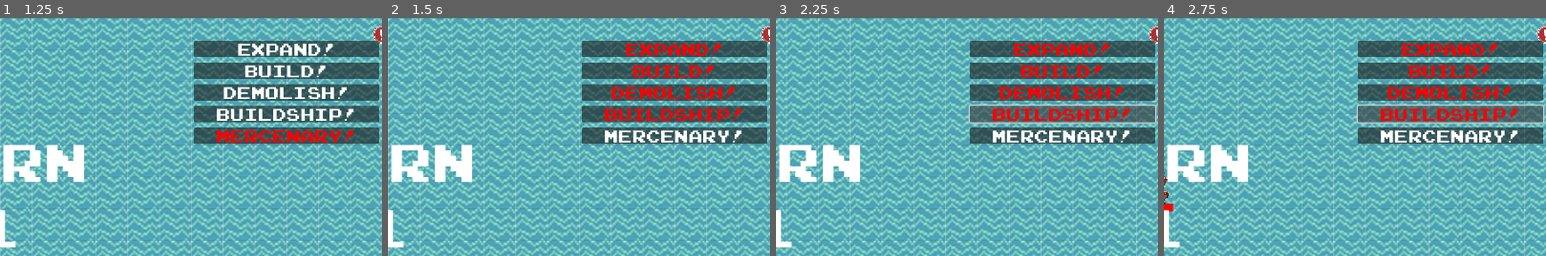
Above: before the commit, frames 1-4 (left to right).
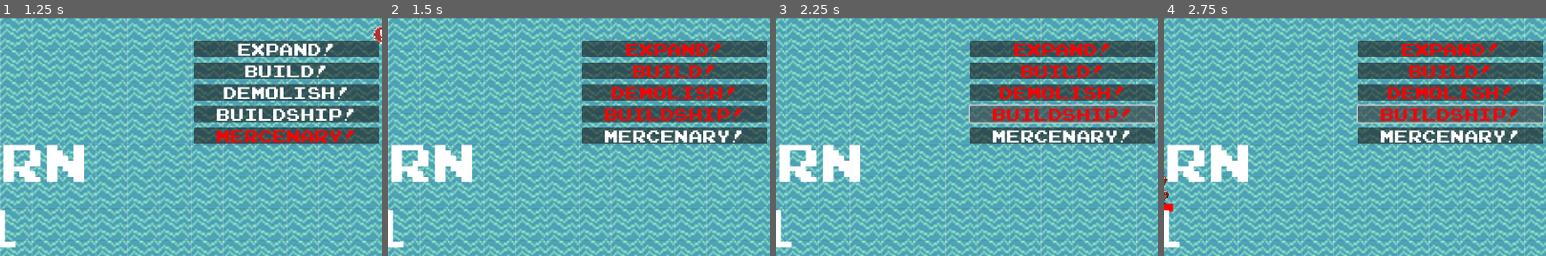
Above: after the commit, the same moments.

Repository: LeoZhang421/GameJam-2024-Pixel
Game: Godot game, scene res://Scenes/Start.tscn
Same seed, same stepped clock (60 frames per second), same inputs: the game is played once before the commit and once after it. Video files are missing from this copy of the repository; at most half a second of black plays in their place. Sound files missing from this copy of the repository are replaced by a short silence.
Inputs:
- Up to frame 1 (1.25 s): click "Start!" at 0.5 s
- Up to frame 2 (1.5 s): click "D o n e" at 1.25 s
- Up to frame 3 (2.25 s): click "Buildship!" at 2 s
- Up to frame 4 (2.75 s): no input
The pictures show only the part of the screen within x 50-100%, y 13-63%; the shares and areas given below are measured in that part.

Frame 1 is identical in both runs. In frame 2, 0.1% of the frame differs, in the area x 97-100%, y 3-11%; in frame 3, 0.1%; in frame 4, 0.1%.

Commit message:
fix pathfinding bug

Diff:
--- a/Scenes/UI/HUD.tscn
+++ b/Scenes/UI/HUD.tscn
@@ -10,6 +10,10 @@
 [ext_resource type="AudioStream" uid="uid://ds01s3geygkoq" path="res://Assets/Audio/Sound_Effects/关卡开始/pleasant-violin-notification-1-186535.mp3" id="8_p51vf"]
 [ext_resource type="AudioStream" uid="uid://nkvpgc6y5727" path="res://Assets/Audio/Sound_Effects/关卡胜利/tada-military-3-183975.mp3" id="9_mvq76"]
 [ext_resource type="AudioStream" uid="uid://eduu1etdumbp" path="res://Assets/Audio/Sound_Effects/关卡失败/spooky-movement-violin-5-186909.mp3" id="10_tqpbt"]
+[ext_resource type="AudioStream" uid="uid://bdy3w6u1ykdww" path="res://Assets/Audio/Sound_Effects/战斗开始/percussive-drum-hit-3-189790.mp3" id="11_ynki5"]
+[ext_resource type="AudioStream" uid="uid://b485rkx2p6pwp" path="res://Assets/Audio/Sound_Effects/战斗胜利/tada-military-1-183974.mp3" id="12_3s5et"]
+[ext_resource type="AudioStream" uid="uid://dar1eqge3jggq" path="res://Assets/Audio/Sound_Effects/船只建造、船只快速传送/underwater-movement-whoosh-3-186900.mp3" id="13_n8h23"]
+[ext_resource type="AudioStream" uid="uid://7qxw1ak78kuv" path="res://Assets/Audio/Sound_Effects/非法操作/error-5-199276.mp3" id="14_elbbm"]
 
 [sub_resource type="LabelSettings" id="LabelSettings_rf5nv"]
 font = ExtResource("1_4g8sv")
@@ -550,6 +554,20 @@
 [node name="Fail_Sound" type="AudioStreamPlayer" parent="."]
 stream = ExtResource("10_tqpbt")
 volume_db = -10.0
+
+[node name="Combat_Start_Sound" type="AudioStreamPlayer" parent="."]
+stream = ExtResource("11_ynki5")
+
+[node name="Combat_Victory_Sound" type="AudioStreamPlayer" parent="."]
+stream = ExtResource("12_3s5et")
+volume_db = -5.0
+
+[node name="Buildship_Sound" type="AudioStreamPlayer" parent="."]
+stream = ExtResource("13_n8h23")
+volume_db = 5.0
+
+[node name="Error_Sound" type="AudioStreamPlayer" parent="."]
+stream = ExtResource("14_elbbm")
 
 [connection signal="pressed" from="Level_Control/Done_Button" to="." method="_on_done_button_pressed"]
 [connection signal="pressed" from="Level_Control/Next_Level_Button" to="." method="_on_next_level_button_pressed"]
--- a/Scenes/Utility/Warning.tscn
+++ b/Scenes/Utility/Warning.tscn
@@ -3,7 +3,7 @@
 [ext_resource type="Script" path="res://Scenes/Utility/Warning.gd" id="1_vo3o2"]
 [ext_resource type="Texture2D" uid="uid://drcbrhby55v1i" path="res://Assets/Utility/Warning_0001.png" id="2_22u1w"]
 
-[node name="Warning" type="Node2D"]
+[node name="Warning" type="Node2D" groups=["UI"]]
 script = ExtResource("1_vo3o2")
 
 [node name="Sprite2D" type="Sprite2D" parent="."]
--- /dev/null
+++ b/Scenes/Utility/dialogue.gd
@@ -0,0 +1,63 @@
+extends CanvasLayer
+
+signal is_end()
+
+@export var dialogue_path = ""
+@export var textspeed = 0.05
+@export var portrait_path = ""
+
+var dialogue
+var phrase_number = 0
+var is_finished = false
+
+# Called when the node enters the scene tree for the first time.
+func _ready():
+	$Timer.wait_time = textspeed
+	dialogue = get_dialogue()
+	assert(dialogue, "dialogue not found")
+	next_phrase()
+
+# Called every frame. 'delta' is the elapsed time since the previous frame.
+func _process(delta):
+	if Input.is_action_just_pressed("interact"):
+		if is_finished:
+			next_phrase()
+		else:
+			$ColorRect/Text.visible_characters = len($ColorRect/Text.text)
+
+func get_dialogue():
+	var f = FileAccess.open(dialogue_path, FileAccess.READ)
+	var json = f.get_as_text()
+	var output = JSON.parse_string(json)
+	if typeof(output) == TYPE_ARRAY:
+		return output
+	else:
+		return []
+
+func next_phrase():
+	if phrase_number >= len(dialogue):
+		emit_signal("is_end")
+		queue_free()
+		return
+	is_finished = false
+	$ColorRect/Name.text = dialogue[phrase_number]["Name"]
+	$ColorRect/Text.text = dialogue[phrase_number]["Text"]
+	$ColorRect/Text.visible_characters = 0
+
+	var portrait = load(str(portrait_path + dialogue[phrase_number]["Name"] + "_portrait.png"))
+	if dialogue[phrase_number]["Name"] == "Me":
+		$GridContainer/Player.modulate = Color(1,1,1,1)
+		$GridContainer/Player.texture = portrait
+		$GridContainer/NPC.modulate = Color(0.4,0.4,0.4,0.6)
+	else:
+		$GridContainer/NPC.modulate = Color(1,1,1,1)
+		$GridContainer/NPC.texture = portrait
+		$GridContainer/Player.modulate = Color(0.4,0.4,0.4,0.6)
+
+	while $ColorRect/Text.visible_characters < len($ColorRect/Text.text):
+		$ColorRect/Text.visible_characters += 1
+		$Timer.start()
+		await $Timer.timeout
+	is_finished = true
+	phrase_number += 1
+	return
--- /dev/null
+++ b/Scenes/Utility/dialogue.tscn
@@ -0,0 +1,74 @@
+[gd_scene load_steps=3 format=3 uid="uid://cpybl8el4dv7p"]
+
+[ext_resource type="Script" path="res://Scenes/Utility/dialogue.gd" id="1_304di"]
+[ext_resource type="Texture2D" uid="uid://dge0h0cki1w2p" path="res://Scenes/Utility/dialogue_sample.png" id="2_tnly5"]
+
+[node name="CanvasLayer" type="CanvasLayer"]
+script = ExtResource("1_304di")
+dialogue_path = "res://Dialogue/"
+portrait_path = "res://Assets/View/Dialogue/"
+
+[node name="GridContainer" type="GridContainer" parent="."]
+anchors_preset = 7
+anchor_left = 0.5
+anchor_top = 1.0
+anchor_right = 0.5
+anchor_bottom = 1.0
+offset_left = -300.0
+offset_top = -200.0
+offset_right = 300.0
+grow_horizontal = 2
+grow_vertical = 0
+columns = 2
+
+[node name="Player" type="TextureRect" parent="GridContainer"]
+layout_mode = 2
+texture = ExtResource("2_tnly5")
+
+[node name="NPC" type="TextureRect" parent="GridContainer"]
+layout_mode = 2
+texture = ExtResource("2_tnly5")
+
+[node name="ColorRect" type="ColorRect" parent="."]
+anchors_preset = 7
+anchor_left = 0.5
+anchor_top = 1.0
+anchor_right = 0.5
+anchor_bottom = 1.0
+offset_left = -300.0
+offset_top = -120.0
+offset_right = 300.0
+grow_horizontal = 2
+grow_vertical = 0
+color = Color(0.105882, 0.105882, 0.105882, 0.458824)
+
+[node name="Name" type="RichTextLabel" parent="ColorRect"]
+layout_mode = 2
+offset_left = 5.0
+offset_right = 595.0
+offset_bottom = 20.0
+scroll_active = false
+
+[node name="Text" type="RichTextLabel" parent="ColorRect"]
+layout_mode = 2
+offset_left = 5.0
+offset_top = 20.0
+offset_right = 595.0
+offset_bottom = 120.0
+grow_horizontal = 2
+grow_vertical = 0
+
+[node name="Label" type="Label" parent="ColorRect/Text"]
+layout_mode = 1
+anchors_preset = 3
+anchor_left = 1.0
+anchor_top = 1.0
+anchor_right = 1.0
+anchor_bottom = 1.0
+offset_left = -188.0
+offset_top = -26.0
+grow_horizontal = 0
+grow_vertical = 0
+text = "Press \"E\" to continue......"
+
+[node name="Timer" type="Timer" parent="."]
--- a/Scripts/HUD.gd
+++ b/Scripts/HUD.gd
@@ -41,6 +41,7 @@
 func _process(delta):
 	life_value.text = str(Character.current_hp)
 	money_value.text = str(Character.gold)
+
 	if is_prebuilding:
 		var can_build:bool
 		if pending_scene.is_on_land:
@@ -48,49 +49,53 @@
 		else:
 			can_build = main.pathfinder.is_shallow_water(main.get_global_mouse_position())
 		if can_build:
-			print("can build!")
-			main.get_node("Cursor/Sprite2D").self_modulate = Color(0,1,0,0.5)
-			if Input.is_action_just_pressed("click"):
-				build(pending_scene, main.get_global_mouse_position())
-		else:
-			print("cannot build!")
-			main.get_node("Cursor/Sprite2D").self_modulate = Color(1,0,0,0.5)
+			main.get_node("Cursor/Sprite2D").self_modulate = Color(0,1,0,0.5)
+			if Input.is_action_just_pressed("click"):
+				build(pending_scene, main.get_global_mouse_position())
+		else:
+			main.get_node("Cursor/Sprite2D").self_modulate = Color(1,0,0,0.5)
+			if Input.is_action_just_pressed("click"):
+				build(pending_scene, main.get_global_mouse_position())
+
 	if is_preexpanding:
 		if main.pathfinder.is_shallow_water(main.get_global_mouse_position()):
-			print("can expand!")
 			main.get_node("Cursor/Sprite2D").self_modulate = Color(0,1,0,0.5)
 			if Input.is_action_just_pressed("click"):
 				expand(main.get_global_mouse_position())
 		else:
-			print("cannot expand!")
-			main.get_node("Cursor/Sprite2D").self_modulate = Color(1,0,0,0.5)
+			main.get_node("Cursor/Sprite2D").self_modulate = Color(1,0,0,0.5)
+			if Input.is_action_just_pressed("click"):
+				build(pending_scene, main.get_global_mouse_position())
+
 	if is_predemolishing:
 		if main.pathfinder.is_building(main.get_global_mouse_position()):
-			print("can demolish!")
 			main.get_node("Cursor/Sprite2D").self_modulate = Color(0,1,0,0.5)
 			if Input.is_action_just_pressed("click"):
 				demolish(main.get_global_mouse_position())
 		else:
-			print("cannot demolish!")
-			main.get_node("Cursor/Sprite2D").self_modulate = Color(1,0,0,0.5)
+			main.get_node("Cursor/Sprite2D").self_modulate = Color(1,0,0,0.5)
+			if Input.is_action_just_pressed("click"):
+				build(pending_scene, main.get_global_mouse_position())
+
 	if is_prebuildingship:
 		if main.pathfinder.is_shallow_water(main.get_global_mouse_position()) || main.pathfinder.is_deep_water(main.get_global_mouse_position()):
-			print("can buildship!")
 			main.get_node("Cursor/Sprite2D").self_modulate = Color(0,1,0,0.5)
 			if Input.is_action_just_pressed("click"):
 				buildship(pending_scene, main.get_global_mouse_position())
 		else:
-			print("cannot buildship!")
-			main.get_node("Cursor/Sprite2D").self_modulate = Color(1,0,0,0.5)
+			main.get_node("Cursor/Sprite2D").self_modulate = Color(1,0,0,0.5)
+			if Input.is_action_just_pressed("click"):
+				build(pending_scene, main.get_global_mouse_position())
+
 	if is_presummoningmercenary:
 		if main.pathfinder.is_shallow_water(main.get_global_mouse_position()) || main.pathfinder.is_deep_water(main.get_global_mouse_position()):
-			print("can summon mercenary!")
 			main.get_node("Cursor/Sprite2D").self_modulate = Color(0,1,0,0.5)
 			if Input.is_action_just_pressed("click"):
 				summonmercenary(pending_scene, main.get_global_mouse_position())
 		else:
-			print("cannot summon mercenary!")
-			main.get_node("Cursor/Sprite2D").self_modulate = Color(1,0,0,0.5)
+			main.get_node("Cursor/Sprite2D").self_modulate = Color(1,0,0,0.5)
+			if Input.is_action_just_pressed("click"):
+				build(pending_scene, main.get_global_mouse_position())
 
 func _on_expand_button_pressed():
 	if Level.get_current_phase() == "preparation":
@@ -119,6 +124,7 @@
 
 func _on_buildship_button_pressed():
 	if Level.get_current_phase() == "preparation":
+		stop_prebuilding()
 		stop_preexpanding()
 		stop_predemolishing()
 		ship_list.visible = !ship_list.visible
@@ -222,7 +228,7 @@
 	else:
 		can_build = main.pathfinder.is_shallow_water(position)
 	if not can_build:
-		pass
+		$Error_Sound.play()
 	else:
 		if Character.loss_gold(building_scene.cost):
 			var building = building_scene
@@ -231,10 +237,12 @@
 			main.pathfinder.maze_add_building(position)
 			stop_prebuilding()
 			$Build_Sound.play()
+		else:
+			$Error_Sound.play()
 
 func expand(position:Vector2):
 	if not main.pathfinder.is_shallow_water(position):
-		pass
+		$Error_Sound.play()
 	else:
 		if Character.loss_gold(20):
 			main.tile_map.erase_cell(0, main.pathfinder.get_standard_position(position))
@@ -242,11 +250,11 @@
 			main.pathfinder.maze_update("ground", position)
 			stop_preexpanding()
 		else:
-			pass
+			$Error_Sound.play()
 
 func demolish(position:Vector2):
 	if not main.pathfinder.is_building(position):
-		pass
+		$Error_Sound.play()
 	else:
 		for i in main.get_node("BuildingLayer").get_children():
 			if i.global_position  == main.pathfinder.get_tile_center(position):
@@ -258,7 +266,7 @@
 
 func buildship(ship_scene:Object, position:Vector2):
 		if Character.current_built_ships >= Character.max_buildable_ships:
-			pass
+			$Error_Sound.play()
 		else:
 			if Character.loss_gold(ship_scene.cost):
 				var ship = ship_scene
@@ -267,14 +275,22 @@
 				main.pathfinder.maze_add_ship(position)
 				stop_prebuildingship()
 				Character.current_built_ships += 1
+				$Buildship_Sound.play()
+			else:
+				$Error_Sound.play()
 
 func summonmercenary(mercenary_scene:Object, position:Vector2):
-	if Character.loss_gold(mercenary_scene.cost):
-		var mercenary = mercenary_scene
-		mercenary.start_location = main.pathfinder.get_tile_center(position)
-		main.get_node("ShipLayer").add_child(mercenary)
-		main.pathfinder.maze_add_ship(position)
-		stop_presummoningmercenary()
+	if main.pathfinder.is_shallow_water(main.get_global_mouse_position()) || main.pathfinder.is_deep_water(main.get_global_mouse_position()):
+		if Character.loss_gold(mercenary_scene.cost):
+			var mercenary = mercenary_scene
+			mercenary.start_location = main.pathfinder.get_tile_center(position)
+			main.get_node("ShipLayer").add_child(mercenary)
+			main.pathfinder.maze_add_ship(position)
+			stop_presummoningmercenary()
+		else:
+			$Error_Sound.play()
+	else:
+		$Error_Sound.play()
 
 
 func _on_build_turrent_pressed():
@@ -300,8 +316,12 @@
 	main.get_node("Pirate_Invasion_Timer").start()
 	main.get_node("MerchantLayer").reset(main.pathfinder.get_sail_routes())
 	main.get_node("MerchantLayer").start_action()
+	for i in main.get_children():
+		if i.is_in_group("UI"):
+			i.visible = false
 	for i in main.monster_generator:
 		i.start_generating()
+	$Combat_Start_Sound.play()
 
 func _on_build_ship_pressed():
 	if not is_prebuildingship:
@@ -352,6 +372,10 @@
 		main.get_node("Pirate_Music").fade_out()
 		main.get_node("Music").volume_db = -10
 		main.get_node("Music").play()
+		for i in main.get_children():
+			if i.is_in_group("UI"):
+				i.visible = true
+		$Combat_Victory_Sound.play()
 
 
 func _on_character_die():
--- a/Scripts/pathfinder.gd
+++ b/Scripts/pathfinder.gd
@@ -16,8 +16,8 @@
 var sail_routes:Array
 var harbour_history:Array
 var enemy_spawn_history:Array
-var closed_list = []
-var cell_details = []
+var closed_list_original = []
+var cell_details_original = []
 
 # 地块表征参数：
 # 0：未占用水域
@@ -61,11 +61,11 @@
 	reload_map_data(s)
 	initialize_sail_routes()
 	for i in ROW:
-		closed_list.append([])
-		cell_details.append([])
+		closed_list_original.append([])
+		cell_details_original.append([])
 		for j in COL:
-			closed_list[i].append(false)
-			cell_details[i].append(Pathfinding_Node.new())
+			closed_list_original[i].append(false)
+			cell_details_original[i].append(Pathfinding_Node.new())
 
 
 # 等效于tilemap的map_to_local方法
@@ -204,6 +204,8 @@
 	# Initialize the start cell details
 	var i = src[0]
 	var j = src[1]
+	var cell_details = cell_details_original.duplicate(true)
+	var closed_list = closed_list_original.duplicate(true)
 	cell_details[i][j].f = 0
 	cell_details[i][j].g = 0
 	cell_details[i][j].h = 0
@@ -259,7 +261,6 @@
 					if cell_details[new_i][new_j].f == float('inf') or cell_details[new_i][new_j].f > f_new:
 						# Add the cell to the open list
 						steps += 1
-						print(steps)
 						open_list.append([f_new, new_i, new_j])
 						# Update the cell details
 						cell_details[new_i][new_j].f = f_new
Not shown: 1 places in Scenes/UI/HUD.tscn that only renumber resources
Binary file added: Scenes/Utility/dialogue_sample.png
Not shown, added: Scenes/Utility/dialogue_sample.png.import
